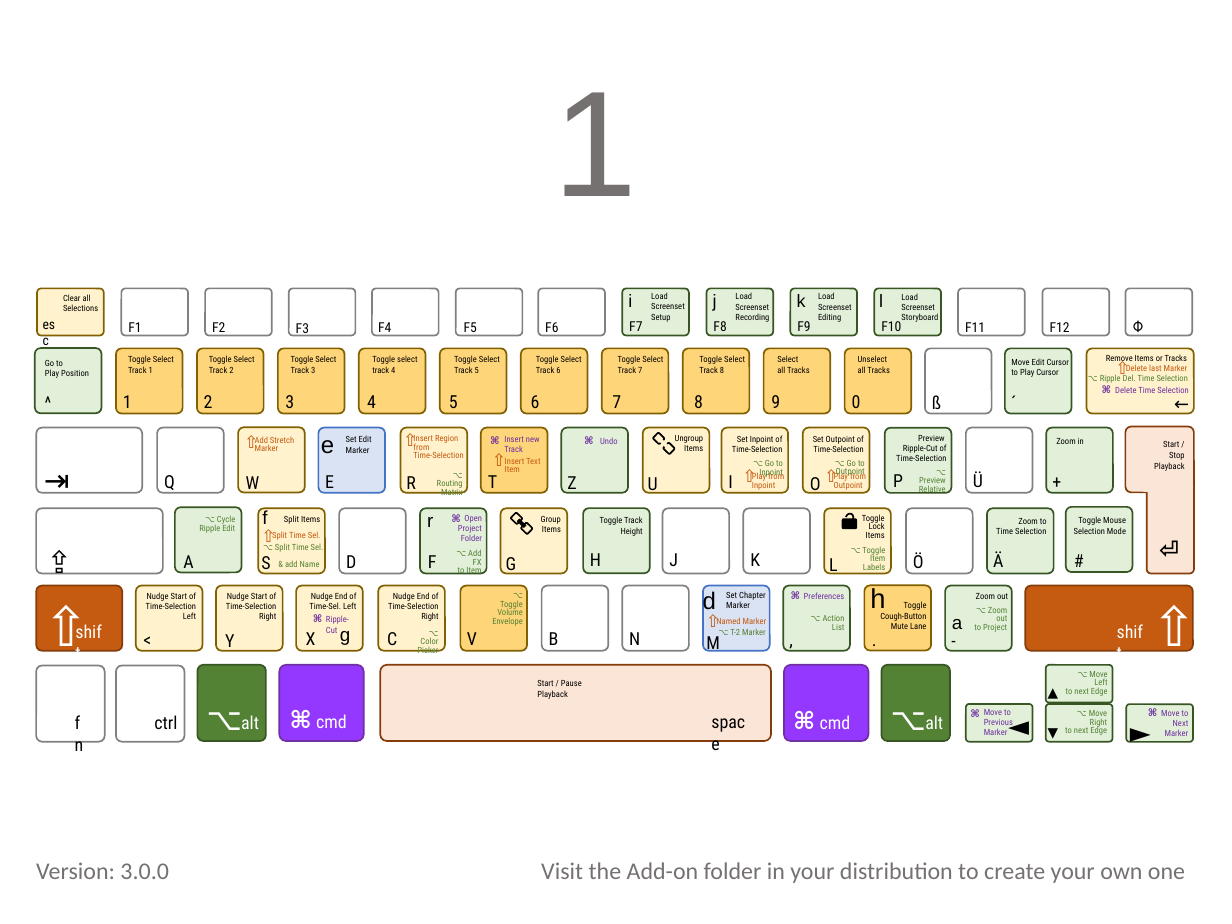
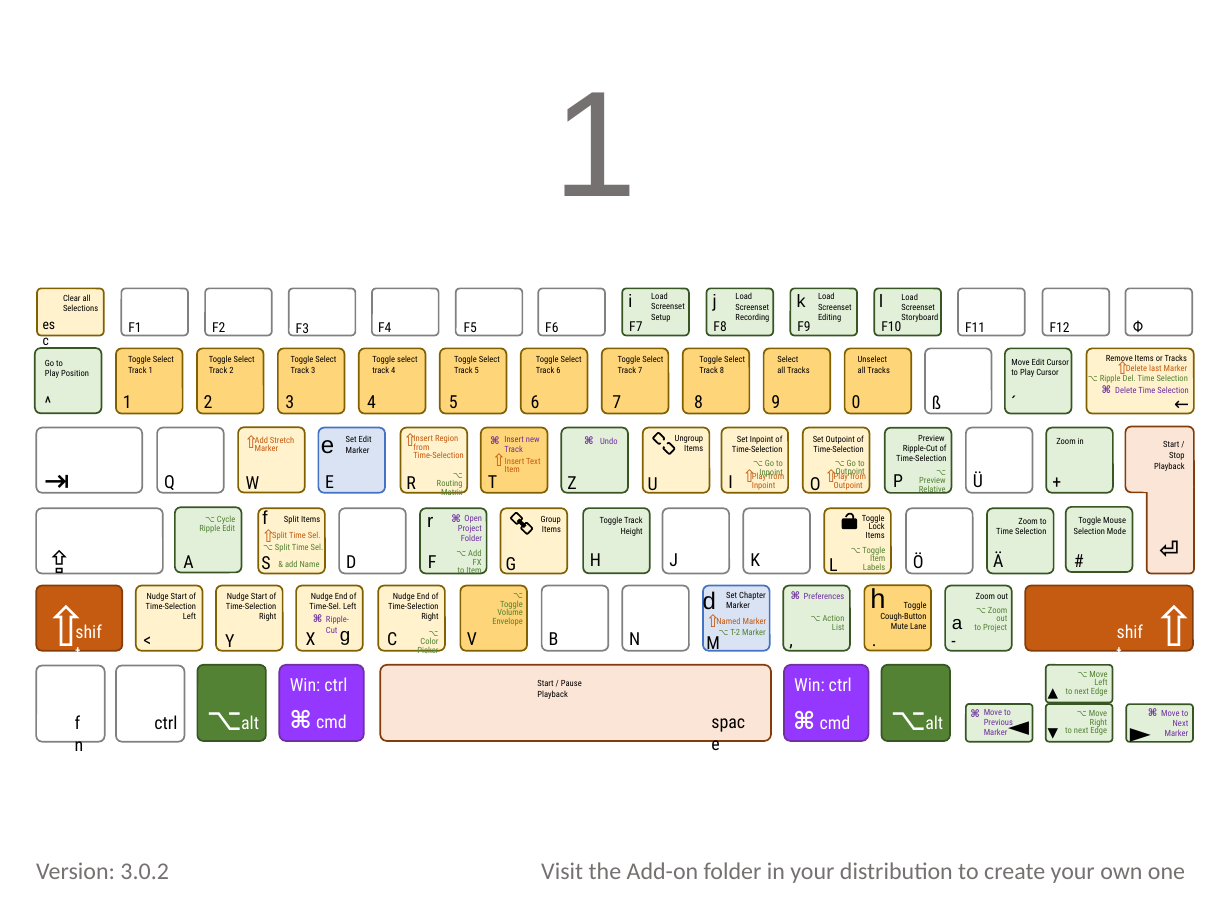
Before and after one commit to Ultraschall/ultraschall-3, a slide deck: slide 1 of Documentation/Keymap.pptx. Drawn at 1232x924 pixels with LibreOffice and Linux fonts; fonts in the diff are those of the drawing. Boxes give left, top, right and bottom in pixels: in the first picture for what was removed or moved away, otherwise in the second. Text is boxed around its words. In the diff, an @@ line names an element or a change of style, - is before the commit and + after.

```diff
--- a/Documentation/Keymap.pptx
+++ b/Documentation/Keymap.pptx
@@ text added at bbox=[290, 677, 347, 691], 10.5 pt, text #FFFFFF @@
+Win: ctrl
@@ text added at bbox=[794, 677, 852, 691], 10.5 pt, text #FFFFFF @@
+Win: ctrl
@@ text at bbox=[36, 862, 168, 879]: text changed @@
-Version: 3.0.0
+Version: 3.0.2
```
Also in this commit, not shown: 1 other file.
